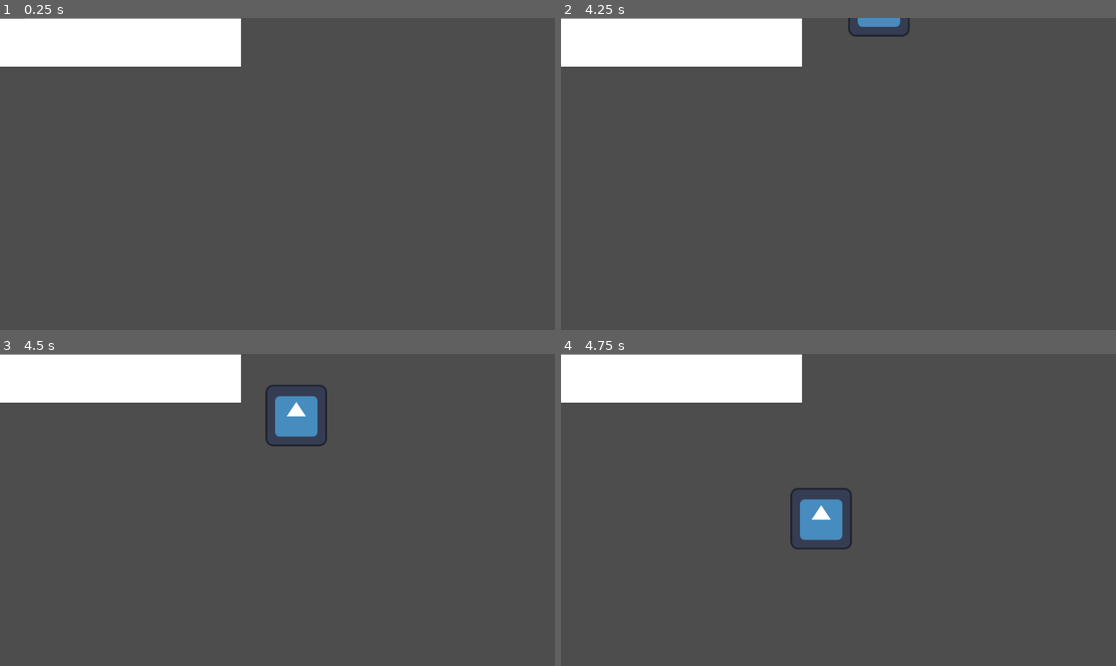
Above: before the commit, frames 1-4 (two rows, left to right).
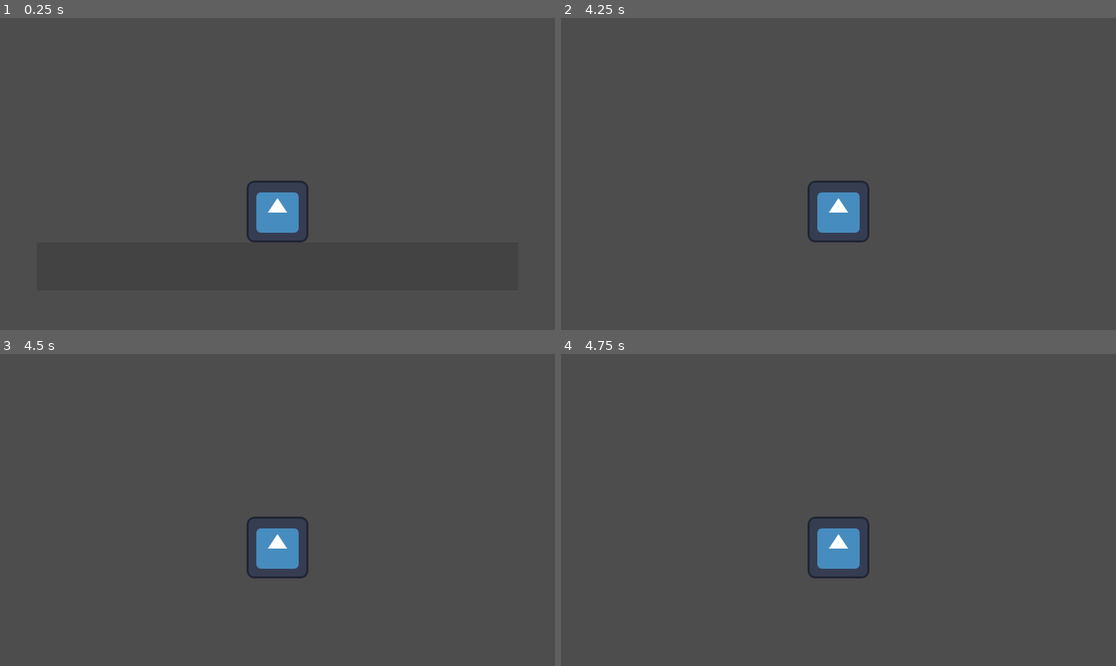
Above: after the commit, the same moments.

Repository: Umar425/ColorShift
Game: Godot game, scene res://scenes/main.tscn
Two runs of this game, one before a commit and one after it. Both use one fixed random seed, a clock stepped at 60 frames per second and the inputs below. The engine's default icon, where the game draws it, is replaced by a stand-in: a white triangle on a blue panel in a dark square.
Inputs:
- Up to frame 1 (0.25 s): no input
- Up to frame 2 (4.25 s): tap Enter (ui_accept) at 0.5, 0.6, 1.25, 1.55, 2, 2.1, 2.75, 2.85, 3.5 s; hold Right (ui_right) 0.53-2.03 s; tap Space (Jump, bound only after the commit) at 0.77, 0.8, 1.07, 1.35, 1.52, 1.82, 2.3, 3.02, 3.32, 3.6, 3.77, 4.07 s; hold Left (ui_left) 2.03-2.78 s; hold Right (ui_right) from 2.78 s (still down)
- Up to frame 3 (4.5 s): release Right (ui_right) at 4.28 s; hold Left (ui_left) from 4.28 s (still down); tap Enter (ui_accept) at 4.35 s
- Up to frame 4 (4.75 s): keep holding Left (ui_left); tap Space (Jump, bound only after the commit) at 4.52 s

The runs differ from the first frame. In frame 1, 8.0% of the frame differs, in the area x 0-56%, y 0-72%; in frame 2, 8.4%; in frame 3, 9.3%, in the area x 0-59%, y 0-72%; in frame 4, 8.8%.

Commit message:
Categorized & Optimized
Updated the platforms. Categorized them into one layer

Diff:
--- a/project.godot
+++ b/project.godot
@@ -14,3 +14,23 @@
 run/main_scene="res://scenes/main.tscn"
 config/features=PackedStringArray("4.3", "Forward Plus")
 config/icon="res://icon.svg"
+
+[input]
+
+Left={
+"deadzone": 0.5,
+"events": [Object(InputEventKey,"resource_local_to_scene":false,"resource_name":"","device":-1,"window_id":0,"alt_pressed":false,"shift_pressed":false,"ctrl_pressed":false,"meta_pressed":false,"pressed":false,"keycode":0,"physical_keycode":65,"key_label":0,"unicode":97,"location":0,"echo":false,"script":null)
+, Object(InputEventKey,"resource_local_to_scene":false,"resource_name":"","device":-1,"window_id":0,"alt_pressed":false,"shift_pressed":false,"ctrl_pressed":false,"meta_pressed":false,"pressed":false,"keycode":0,"physical_keycode":4194319,"key_label":0,"unicode":0,"location":0,"echo":false,"script":null)
+]
+}
+Right={
+"deadzone": 0.5,
+"events": [Object(InputEventKey,"resource_local_to_scene":false,"resource_name":"","device":-1,"window_id":0,"alt_pressed":false,"shift_pressed":false,"ctrl_pressed":false,"meta_pressed":false,"pressed":false,"keycode":0,"physical_keycode":68,"key_label":0,"unicode":100,"location":0,"echo":false,"script":null)
+, Object(InputEventKey,"resource_local_to_scene":false,"resource_name":"","device":-1,"window_id":0,"alt_pressed":false,"shift_pressed":false,"ctrl_pressed":false,"meta_pressed":false,"pressed":false,"keycode":0,"physical_keycode":4194321,"key_label":0,"unicode":0,"location":0,"echo":false,"script":null)
+]
+}
+Jump={
+"deadzone": 0.5,
+"events": [Object(InputEventKey,"resource_local_to_scene":false,"resource_name":"","device":-1,"window_id":0,"alt_pressed":false,"shift_pressed":false,"ctrl_pressed":false,"meta_pressed":false,"pressed":false,"keycode":0,"physical_keycode":32,"key_label":0,"unicode":32,"location":0,"echo":false,"script":null)
+]
+}
--- a/scenes/main.tscn
+++ b/scenes/main.tscn
@@ -1,6 +1,6 @@
 [gd_scene load_steps=4 format=3 uid="uid://w6l7dtgxs4tb"]
 
-[ext_resource type="PackedScene" uid="uid://c0t1xtssbqwvw" path="res://Scenes/player.tscn" id="1_tuwt8"]
+[ext_resource type="PackedScene" uid="uid://c0t1xtssbqwvw" path="res://scenes/player.tscn" id="1_tuwt8"]
 
 [sub_resource type="QuadMesh" id="QuadMesh_dpb7s"]
 size = Vector2(1000, 100)
@@ -12,12 +12,86 @@
 
 [node name="Player" parent="." instance=ExtResource("1_tuwt8")]
 
-[node name="Platform" type="StaticBody2D" parent="."]
+[node name="Ground" type="StaticBody2D" parent="."]
+modulate = Color(1, 1, 1, 0.27451)
 
-[node name="MeshInstance2D" type="MeshInstance2D" parent="Platform"]
+[node name="MeshInstance2D" type="MeshInstance2D" parent="Ground"]
+modulate = Color(0.16, 0.16, 0.16, 1)
 position = Vector2(0, 51)
 mesh = SubResource("QuadMesh_dpb7s")
 
-[node name="CollisionShape2D" type="CollisionShape2D" parent="Platform"]
+[node name="CollisionShape2D" type="CollisionShape2D" parent="Ground"]
 position = Vector2(-0.5, 50.5)
 shape = SubResource("RectangleShape2D_30s1d")
+
+[node name="PlatformLayer" type="CanvasLayer" parent="."]
+
+[node name="Platform" type="StaticBody2D" parent="PlatformLayer"]
+modulate = Color(1, 1, 1, 0.27451)
+position = Vector2(1000, -200)
+scale = Vector2(0.5, 1)
+
+[node name="MeshInstance2D" type="MeshInstance2D" parent="PlatformLayer/Platform"]
+modulate = Color(0.16, 0.16, 0.16, 1)
+position = Vector2(0, 51)
+mesh = SubResource("QuadMesh_dpb7s")
+
+[node name="CollisionShape2D" type="CollisionShape2D" parent="PlatformLayer/Platform"]
+position = Vector2(-0.5, 50.5)
+shape = SubResource("RectangleShape2D_30s1d")
+
+[node name="Platform2" type="StaticBody2D" parent="PlatformLayer"]
+modulate = Color(1, 1, 1, 0.27451)
+position = Vector2(2000, -400)
+scale = Vector2(0.5, 1)
+
+[node name="MeshInstance2D" type="MeshInstance2D" parent="PlatformLayer/Platform2"]
+modulate = Color(0.16, 0.16, 0.16, 1)
+position = Vector2(0, 51)
+mesh = SubResource("QuadMesh_dpb7s")
+
+[node name="CollisionShape2D" type="CollisionShape2D" parent="PlatformLayer/Platform2"]
+position = Vector2(-0.5, 50.5)
+shape = SubResource("RectangleShape2D_30s1d")
+
+[node name="Platform3" type="StaticBody2D" parent="PlatformLayer"]
+modulate = Color(1, 1, 1, 0.27451)
+position = Vector2(3000, -600)
+scale = Vector2(0.5, 1)
+
+[node name="MeshInstance2D" type="MeshInstance2D" parent="PlatformLayer/Platform3"]
+modulate = Color(0.16, 0.16, 0.16, 1)
+position = Vector2(0, 51)
+mesh = SubResource("QuadMesh_dpb7s")
+
+[node name="CollisionShape2D" type="CollisionShape2D" parent="PlatformLayer/Platform3"]
+position = Vector2(-0.5, 50.5)
+shape = SubResource("RectangleShape2D_30s1d")
+
+[node name="Platform4" type="StaticBody2D" parent="PlatformLayer"]
+modulate = Color(1, 1, 1, 0.27451)
+position = Vector2(2000, -800)
+scale = Vector2(0.5, 1)
+
+[node name="MeshInstance2D" type="MeshInstance2D" parent="PlatformLayer/Platform4"]
+modulate = Color(0.16, 0.16, 0.16, 1)
+position = Vector2(0, 51)
+mesh = SubResource("QuadMesh_dpb7s")
+
+[node name="CollisionShape2D" type="CollisionShape2D" parent="PlatformLayer/Platform4"]
+position = Vector2(-0.5, 50.5)
+shape = SubResource("RectangleShape2D_30s1d")
+
+[node name="Platform5" type="StaticBody2D" parent="PlatformLayer"]
+modulate = Color(1, 1, 1, 0.27451)
+position = Vector2(1000, -1000)
+scale = Vector2(0.5, 1)
+
+[node name="MeshInstance2D" type="MeshInstance2D" parent="PlatformLayer/Platform5"]
+modulate = Color(0.16, 0.16, 0.16, 1)
+position = Vector2(0, 51)
+mesh = SubResource("QuadMesh_dpb7s")
+
+[node name="CollisionShape2D" type="CollisionShape2D" parent="PlatformLayer/Platform5"]
+position = Vector2(-0.5, 50.5)
+shape = SubResource("RectangleShape2D_30s1d")
--- a/scenes/player.tscn
+++ b/scenes/player.tscn
@@ -16,3 +16,6 @@
 [node name="CollisionShape2D" type="CollisionShape2D" parent="."]
 position = Vector2(1, -65.5)
 shape = SubResource("RectangleShape2D_d8vxn")
+
+[node name="Camera2D" type="Camera2D" parent="."]
+position = Vector2(0, -144)
--- a/scripts/player.gd
+++ b/scripts/player.gd
@@ -1,8 +1,7 @@
 extends CharacterBody2D
 
-
-const SPEED = 300.0
-const JUMP_VELOCITY = -400.0
+@export var SPEED = 500.0
+@export var JUMP_VELOCITY = 700.0
 
 
 func _physics_process(delta: float) -> void:
@@ -11,12 +10,12 @@
 		velocity += get_gravity() * delta
 
 	# Handle jump.
-	if Input.is_action_just_pressed("ui_accept") and is_on_floor():
-		velocity.y = JUMP_VELOCITY
+	if Input.is_action_just_pressed("Jump") and is_on_floor():
+		velocity.y = -JUMP_VELOCITY
 
 	# Get the input direction and handle the movement/deceleration.
 	# As good practice, you should replace UI actions with custom gameplay actions.
-	var direction := Input.get_axis("ui_left", "ui_right")
+	var direction := Input.get_axis("Left", "Right")
 	if direction:
 		velocity.x = direction * SPEED
 	else:
